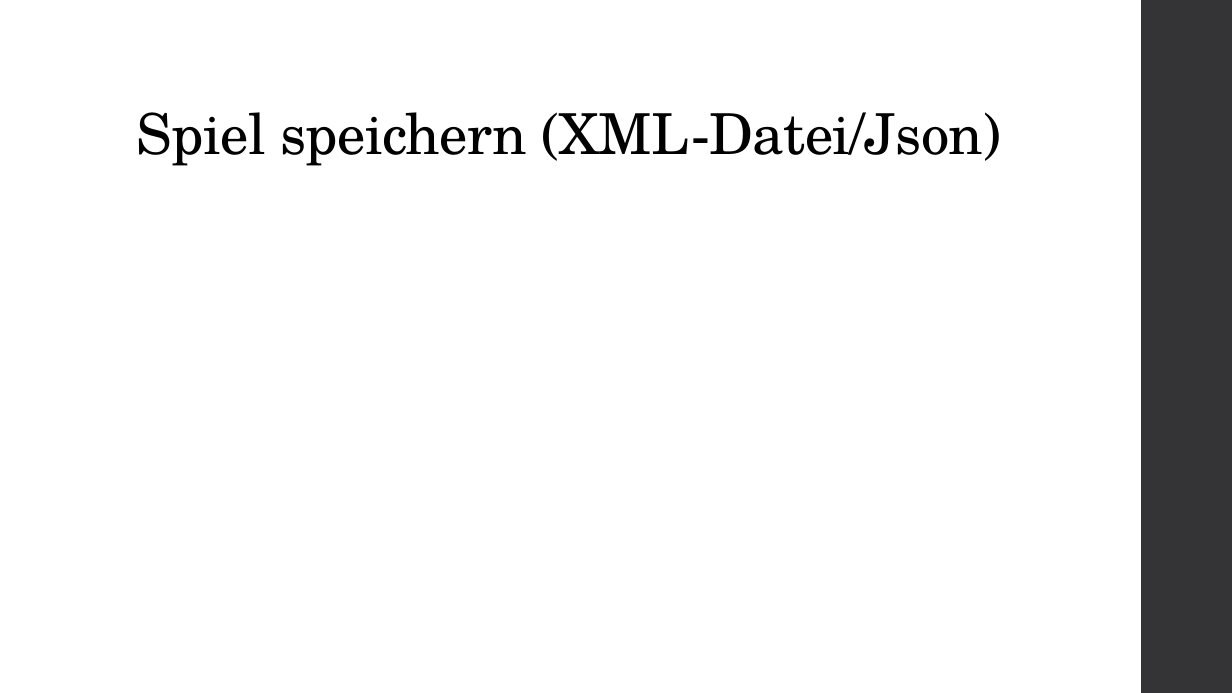
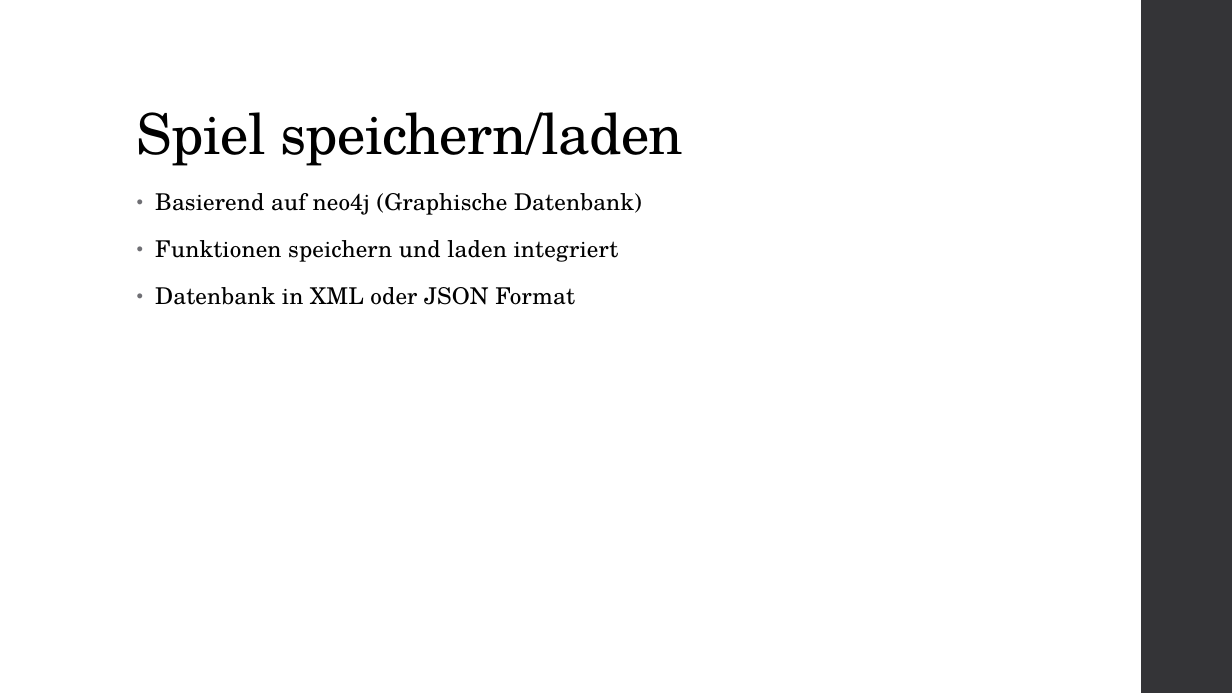
Before and after one commit to SWEHashiSG/hashi, a slide deck: slide 8 of documentation/Präsentation_Hashi_TeamSG.pptx. Drawn at 1232x693 pixels with LibreOffice and Linux fonts; fonts in the diff are those of the drawing. Boxes give left, top, right and bottom in pixels: in the first picture for what was removed or moved away, otherwise in the second. Text is boxed around its words. In the diff, an @@ line names an element or a change of style, - is before the commit and + after.

```diff
--- a/documentation/Präsentation_Hashi_TeamSG.pptx
+++ b/documentation/Präsentation_Hashi_TeamSG.pptx
@@ title at (137, 112, 683, 166): text changed @@
-Spiel speichern (XML-Datei/Json)
+Spiel speichern/laden
@@ text added at (155, 193, 642, 305), 18 pt, text #000000 @@
+• Basierend auf neo4j (Graphische Datenbank)
+• Funktionen speichern und laden integriert
+• Datenbank in XML oder JSON Format
```
Also in this commit, not shown: 5 other slides changed, 1 slide added.
